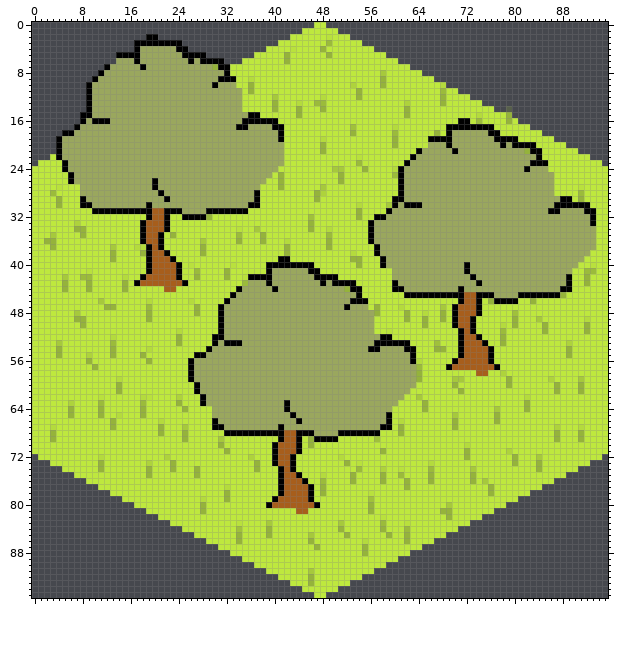
Edited in one commit: sprite sheet (img/tree.png). The picture above is the old version.
The file is 96x96 pixels. Pixels under 10% opacity are left out. Colours within 5 levels of each other are drawn and written as one.
The same view after the edit:
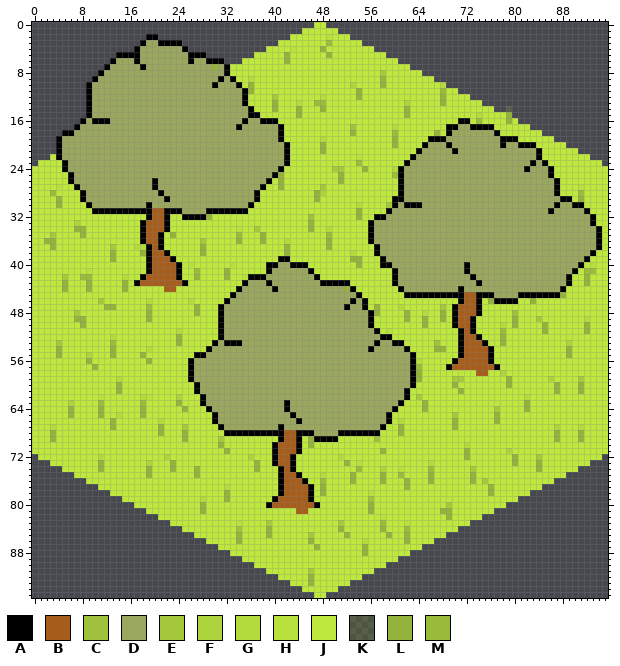
Palette (. is transparent): A #000000  B #a75e1c  C #a0c13b  D #9aa75e  E #a6c93c  F #aed33c  G #b4db3d  H #b9e13d  J #bee83e  K #95b33b36  L #95b33b  M #9bbb3b
Diff:
Changed rows in their new state; - is an unchanged pixel.
first column x 7:
 3 ----------.-DD--------------------------------------------------------------------------
 4 -----------------D----------------------------------------------------------------------
 5 ------------------D---------------------------------------------------------------------
 6 ------A--------------D------------------------------------------------------------------
 7 ------------------------D---------------------------------------------------------------
 9 -------------------------D--------------------------------------------------------------
10 ---------------------------A------------------------------------------------------------
11 ----------------------------A-----------------------------------------------------------
12 ----------------------------A-----------------------------------------------------------
13 ----------------------------A-----------------------------------------------------------
14 ----------------------------DA----------------------------------------------------------
15 -.--------------------------------------------------------------------------------------
16 -----------------------------DD---------------------------------------------------------
17 ----------------------------D----D------------------------------DD----------------------
18 ---------------------------------------------------------------------D------------------
19 --------------------------------------------------------------D-------D-----------------
20 -----------------------------------A----------------------A--------------D--------------
21 -----------------------------------A---------------------------------------DD-----------
22 -----------------------------------A----------------------------------------------------
23 -----------------------------------A-----------------------------------------D----------
24 ----------------------------------A--------------------------------------------A--------
25 ---------------------------------A---------------------------------------------A--------
26 --------------------------------A-----------------------------------------------A-------
27 A------------------------------A------------------------------------------------A-------
28 -A------------------------------------------------------------------------------A-------
30 -J----------------------------J--------------------------------------------------DD--J--
31 --------------------------------------------------------------------------------D-----J-
34 ---------------------------------------------------------------------------------------A
35 ---------------------------------------------------------------------------------------A
36 ---------------------------------------------------------------------------------------A
37 ---------------------------------------------------------------------------------------A
38 --------------------------------------------------------------------------------------A-
39 -------------------------------------------------------------------------------------A--
40 ----------------------------------DD---J------------A-------------------------------A---
41 ----------------------------------------J------------A-----------------------------A----
42 --------------------------------D--------JJJ---------A----------------------------------
43 ----------------------------A-------------A---J-----------------------------------------
44 -----------------------------------------------J-----J----------------------------J-----
46 -----------------------------------------------D----------------------------------------
47 ------------------------------------------------A---------------------------------------
48 -------------------------------------------------A--------------------------------------
49 -------------------------------------------------A--------------------------------------
50 -------------------------------------------------A--------------------------------------
51 --------------------------------------------------A-------------------------------------
52 -----------------------J----------------------------------------------------------------
53 ---------------------------------------------------DD--J--------------------------------
54 --------------------------------------------------D-----J-------------------------------
57 --------------------------------------------------------A-------------------------------
58 --------------------------------------------------------A-------------------------------
59 --------------------------------------------------------A-------------------------------
60 --------------------------------------------------------A-------------------------------
61 -------------------------------------------------------A--------------------------------
62 -------------------------------------------------------A--------------------------------
63 ------------------------------------------------------A---------------------------------
64 ----------------------A------------------------------A----------------------------------
65 -----------------------A----------------------------------------------------------------
67 -----------------------J----------------------------J-----------------------------------
